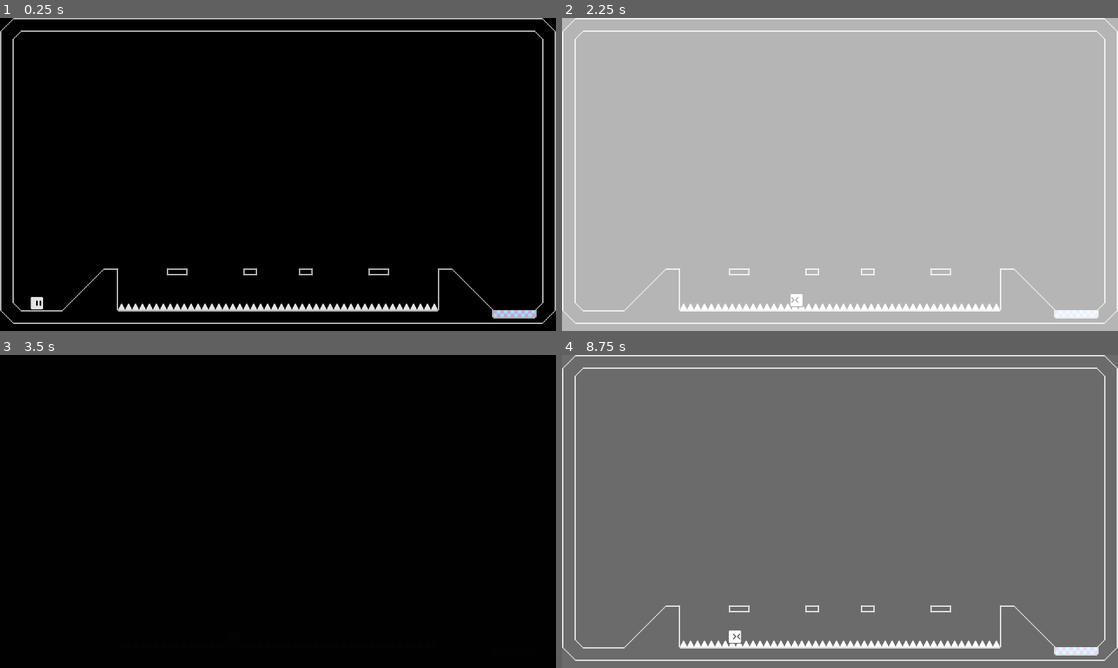
Above: before the commit, frames 1-4 (two rows, left to right).
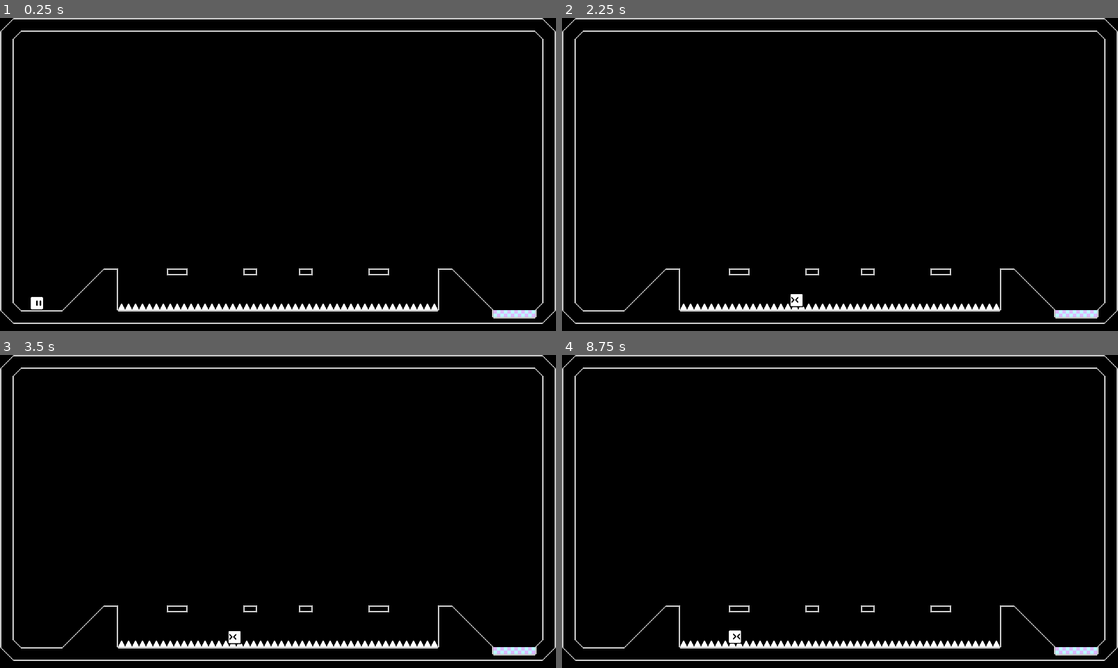
Above: after the commit, the same moments.

Repository: hanabira-mitsu/hcube
Game: Godot game, scene res://scenes/levels/1.tscn
Same seed, same stepped clock (60 frames per second), same inputs: the game is played once before the commit and once after it. This scene is started directly instead of the project's main scene.
Inputs (mouse positions are in pixels of both pictures, inside the frame that each line leads up to):
- Up to frame 1 (0.25 s): no input
- Up to frame 2 (2.25 s): move the mouse to (962, 158) at 0.52 s; hold A (jump) 0.53-1.28 s; hold Right (right) 0.53-2.03 s; click (962, 158) at 0.67 s; move the mouse to (728, 190) at 1.27 s; tap S (action) at 1.35 s; tap A (jump) at 1.52, 1.55, 1.82 s; move the mouse to (895, 105) at 2.02 s; hold Left (left) from 2.03 s (still down); hold A (jump) from 2.03 s (still down)
- Up to frame 3 (3.5 s): move the mouse to (250, 574) at 2.77 s; release Left (left) at 2.78 s; release A (jump) at 2.78 s; hold Right (right) from 2.78 s (still down); tap S (action) at 2.85 s; click (250, 574) at 2.92 s; tap A (jump) at 3.02, 3.05, 3.32 s
- Up to frame 4 (8.75 s): move the mouse to (1006, 558) at 3.52 s; hold A (jump) 3.53-4.28 s; move the mouse to (673, 464) at 4.27 s; release Right (right) at 4.28 s; hold Left (left) 4.28-5.03 s; tap S (action) at 4.35, 5.85, 7.35 s; tap A (jump) at 4.52, 4.55, 4.82, 6.02, 6.05, 6.32, 7.52, 7.55, 7.82 s; move the mouse to (867, 511) at 5.02 s; hold Right (right) 5.03-5.78 s; hold A (jump) 5.03-5.78 s; click (867, 511) at 5.17 s; move the mouse to (756, 433) at 5.77 s; hold Left (left) 5.78-7.28 s; move the mouse to (962, 495) at 6.52 s; hold A (jump) 6.53-7.28 s; tap Enter at 7.25 s; move the mouse to (728, 527) at 7.27 s; hold Right (right) from 7.28 s (still down); click (728, 527) at 7.42 s; move the mouse to (895, 442) at 8.02 s; hold A (jump) from 8.03 s (still down)

The runs differ from the first frame. In frame 1, 2.2% of the frame differs, in the area x 0-100%, y 0-98%; in frame 2, 98%, in the area x 0-100%, y 0-100%; in frame 3, 3.9%; in frame 4, 98%.
Error in both runs: Cannot call method 'reload_current_scene' on a null value. (res://scripts/player.gd:48)

Commit message:
fix compiled game not launching due to missing sfx

Diff:
--- a/scenes/level bits/player.tscn
+++ b/scenes/level bits/player.tscn
@@ -1,4 +1,4 @@
-[gd_scene load_steps=21 format=3]
+[gd_scene load_steps=20 format=3 uid="uid://cn8xtr8s2dw8u"]
 
 [ext_resource type="Script" path="res://scripts/player.gd" id="1"]
 [ext_resource type="Script" path="res://scripts/player/collision.gd" id="2"]
@@ -12,17 +12,15 @@
 [ext_resource type="Texture2D" uid="uid://bwpyoqwihfnbt" path="res://sprites/player/ul.png" id="10"]
 [ext_resource type="Texture2D" uid="uid://o8h6ye7r1sej" path="res://sprites/player/ur.png" id="11"]
 [ext_resource type="Script" path="res://scripts/playerAnim.gd" id="12"]
-[ext_resource type="AudioStream" uid="uid://fvfism446mjx" path="res://sounds/player/ouch.wav" id="13"]
 
 [sub_resource type="RectangleShape2D" id="1"]
 size = Vector2(2.5, 2.5)
-script = null
 
 [sub_resource type="SpriteFrames" id="2"]
 animations = [{
 "frames": [{
 "duration": 1.0,
-"texture": ExtResource( "3" )
+"texture": ExtResource("3")
 }],
 "loop": true,
 "name": &"dead",
@@ -86,13 +84,12 @@
 }, {
 "frames": [{
 "duration": 1.0,
-"texture": ExtResource( "11" )
+"texture": ExtResource("11")
 }],
 "loop": true,
 "name": &"upRight",
 "speed": 5.0
 }]
-script = null
 
 [sub_resource type="Animation" id="3"]
 resource_name = "dive"
@@ -109,7 +106,6 @@
 "update": 0,
 "values": [Vector2(1, 1), Vector2(1, 0.5), Vector2(1, 1)]
 }
-script = null
 
 [sub_resource type="Animation" id="4"]
 resource_name = "jump"
@@ -126,7 +122,6 @@
 "update": 0,
 "values": [Vector2(1, 1), Vector2(0.7, 1), Vector2(1, 1)]
 }
-script = null
 
 [sub_resource type="Animation" id="5"]
 resource_name = "wall_jump_left"
@@ -155,7 +150,6 @@
 "update": 0,
 "values": [Vector2(0, 1), Vector2(0.8, 1), Vector2(1, 1)]
 }
-script = null
 
 [sub_resource type="Animation" id="6"]
 resource_name = "wall_jump_right"
@@ -184,25 +178,23 @@
 "update": 0,
 "values": [Vector2(0, 1), Vector2(0.8, 1), Vector2(1, 1)]
 }
-script = null
 
 [sub_resource type="AnimationLibrary" id="7"]
 _data = {
-"dive": SubResource( "3" ),
-"jump": SubResource( "4" ),
-"wall_jump_left": SubResource( "5" ),
-"wall_jump_right": SubResource( "6" )
-}
-script = null
+"dive": SubResource("3"),
+"jump": SubResource("4"),
+"wall_jump_left": SubResource("5"),
+"wall_jump_right": SubResource("6")
+}
 
 [node name="Player" type="CharacterBody2D"]
 texture_filter = 1
-script = ExtResource( "1" )
+script = ExtResource("1")
 
 [node name="CollisionShape2D" type="CollisionShape2D" parent="."]
 scale = Vector2(12.75, 12.75)
-shape = SubResource( "1" )
-script = ExtResource( "2" )
+shape = SubResource("1")
+script = ExtResource("2")
 
 [node name="RayCast2DL" type="RayCast2D" parent="."]
 position = Vector2(0, 12)
@@ -227,17 +219,16 @@
 target_position = Vector2(17, 0)
 
 [node name="Sprite" type="AnimatedSprite2D" parent="."]
-sprite_frames = SubResource( "2" )
+sprite_frames = SubResource("2")
 animation = &"up"
-script = ExtResource( "12" )
+script = ExtResource("12")
 
 [node name="AnimationPlayer" type="AnimationPlayer" parent="."]
 libraries = {
-"": SubResource( "7" )
+"": SubResource("7")
 }
 
 [node name="SoundPlayers" type="Node" parent="."]
 
 [node name="dead" type="AudioStreamPlayer2D" parent="SoundPlayers"]
-stream = ExtResource( "13" )
 panning_strength = 0.0
--- a/scenes/levels/1.tscn
+++ b/scenes/levels/1.tscn
@@ -32,3 +32,4 @@
 position = Vector2(-555, 299)
 
 [node name="ScreenCamera" parent="." instance=ExtResource("6")]
+visible = false
--- a/scripts/player.gd
+++ b/scripts/player.gd
@@ -34,8 +34,8 @@
 
 func killPlayer(): #rip harper
 	dead = true
-	if not $SoundPlayers/dead.playing:
-		$SoundPlayers/dead.play()
+	#if not $SoundPlayers/dead.playing:
+		#$SoundPlayers/dead.play() ive lost the sound file
 	$"../ScreenCamera/ColorRect/AnimationPlayer".play("flash")
 	if playerSprite.direction == "right":
 		$Sprite.play("dead")
Not shown: 7 places in scenes/level bits/player.tscn that only renumber resources
Not shown: 1 places in scenes/levels/0.tscn that only renumber resources
